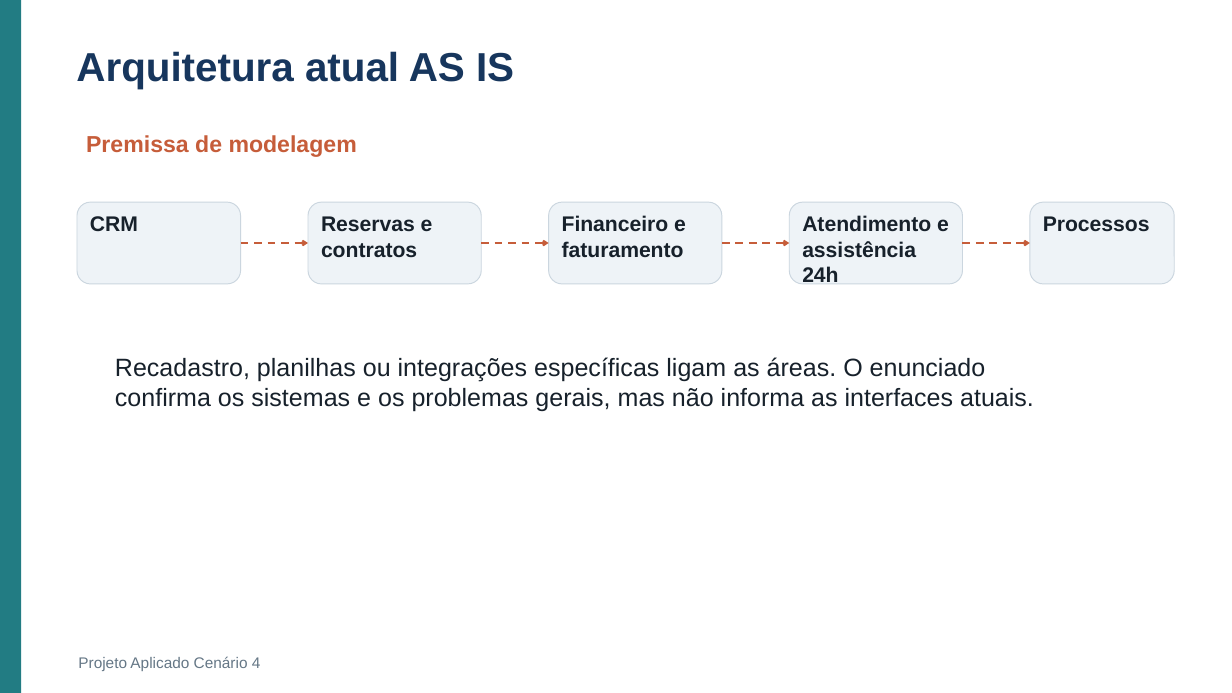
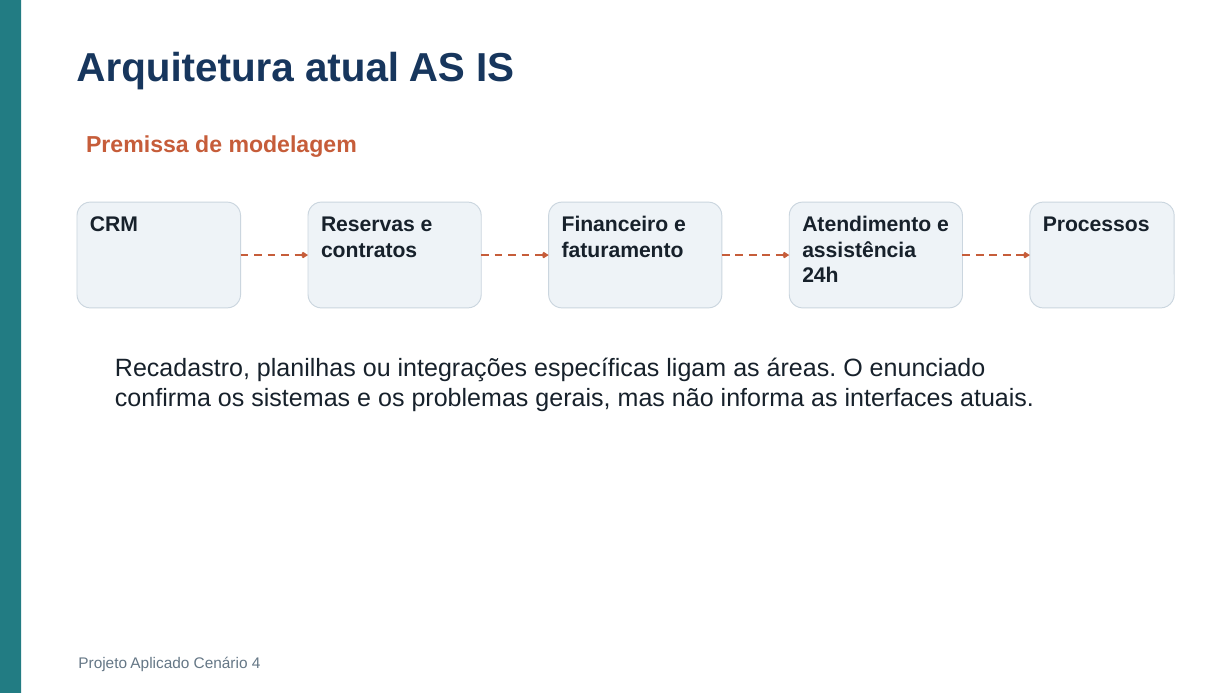
Before and after one commit to Roger-Quinelato/projetoAplicado7, a slide deck: slide 3 of output/Apresentacao_Cenario_4.pptx. Drawn at 1232x693 pixels with LibreOffice and Linux fonts; fonts in the diff are those of the drawing. Boxes give left, top, right and bottom in pixels: in the first picture for what was removed or moved away, otherwise in the second. Text is boxed around its words. In the diff, an @@ line names an element or a change of style, - is before the commit and + after.

```diff
--- a/output/Apresentacao_Cenario_4.pptx
+++ b/output/Apresentacao_Cenario_4.pptx
@@ rounded rectangle "CRM": place and size @@
-rounded rectangle "CRM" at (77,202,240,285)
+rounded rectangle "CRM" at (77,202,240,309)
@@ rounded rectangle "Reservas e contratos": place and size @@
-rounded rectangle "Reservas e contratos" at (308,202,482,285)
+rounded rectangle "Reservas e contratos" at (308,202,482,309)
@@ rounded rectangle "Financeiro e faturamento": place and size @@
-rounded rectangle "Financeiro e faturamento" at (549,202,723,285)
+rounded rectangle "Financeiro e faturamento" at (549,202,723,309)
@@ rounded rectangle "Atendimento e assistência 24h": place and size @@
-rounded rectangle "Atendimento e assistência 24h" at (789,202,963,285)
+rounded rectangle "Atendimento e assistência 24h" at (789,202,963,309)
@@ proportions changed in 5 elements at (308,202,482,309), (549,202,723,309), (789,202,963,309), (77,202,240,309), (1031,202,1175,309) @@
@@ rounded rectangle "Processos": place and size @@
-rounded rectangle "Processos" at (1031,202,1175,285)
+rounded rectangle "Processos" at (1031,202,1175,309)
@@ 4 arrows: place and size @@
-4 arrows at (240,243,1031,243)
+4 arrows at (240,255,1031,255)
```
Also in this commit, not shown: 8 other slides changed, 11 other files.
